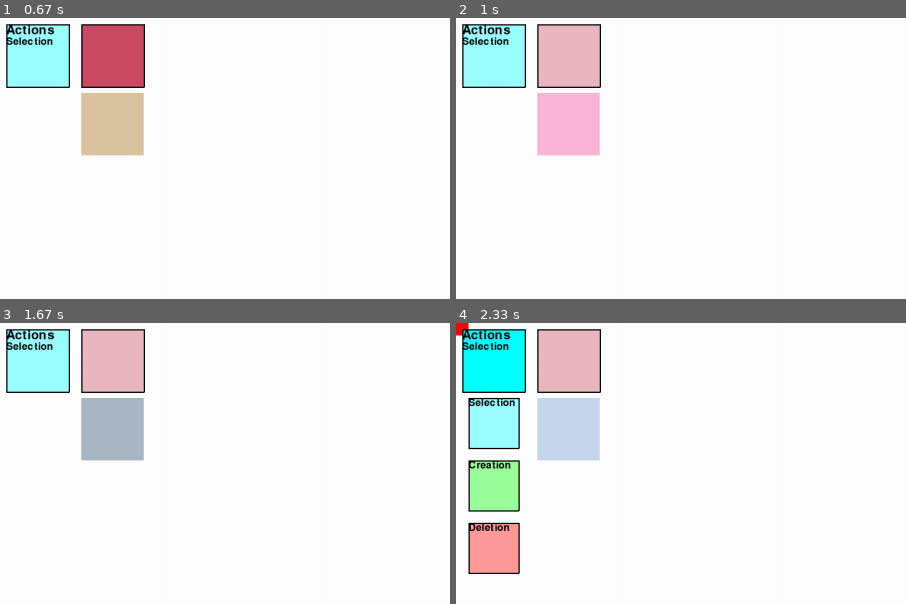
Above: before the commit, frames 1-4 (two rows, left to right).
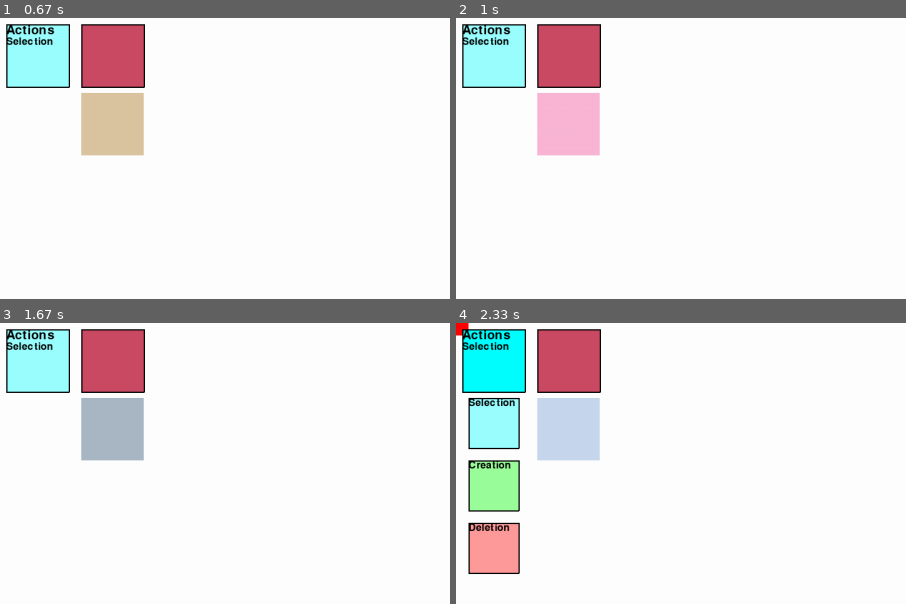
Above: after the commit, the same moments.

Repository: sbwhitt/pygame-life-simulation
Game: pygame game, started from main.py
Two runs of this game, one before a commit and one after it. Both use one fixed random seed, a clock stepped at 60 frames per second and the inputs below.
Inputs (mouse positions are % of the whole screen's width and height, from its top left):
- Up to frame 1 (0.67 s): click (12, 7) at 0.38 s
- Up to frame 2 (1 s): click (82, 2) at 0.72 s
- Up to frame 3 (1.67 s): tap Enter at 1 s; click (87, 85) at 1.38 s
- Up to frame 4 (2.33 s): tap E at 1.67 s; click "Actions" at 2.05 s
The pictures show only the part of the screen within x 0-50%, y 0-50%; the shares and areas given below are measured in that part.

Frame 1 is identical in both runs. In frame 2, 3.0% of the frame differs, in the area x 18-32%, y 2-25%; in frame 3, 3.0%; in frame 4, 3.0%.

Commit message:
update color picker render

Diff:
--- a/src/interface/color_picker.py
+++ b/src/interface/color_picker.py
@@ -33,14 +33,15 @@
         self.color_picker_option = ColorPickerOption(option_pos)
 
     def render(self, screen: pygame.display, clock: Clock) -> None:
-        if self.hovering():
+        if self.menu_open:
+            self.render_hover(screen)
+            self.color_picker_option.update(clock)
+            self.color_picker_option.render(screen)
+        elif self.hovering():
             self.render_hover(screen)
         else:
             self.render_transparent(screen)
             self.render_border(screen)
-        if self.menu_open:
-            self.color_picker_option.update(clock)
-            self.color_picker_option.render(screen)
 
     def handle_click(self, button: int) -> None:
         if self._contains_click(button):
